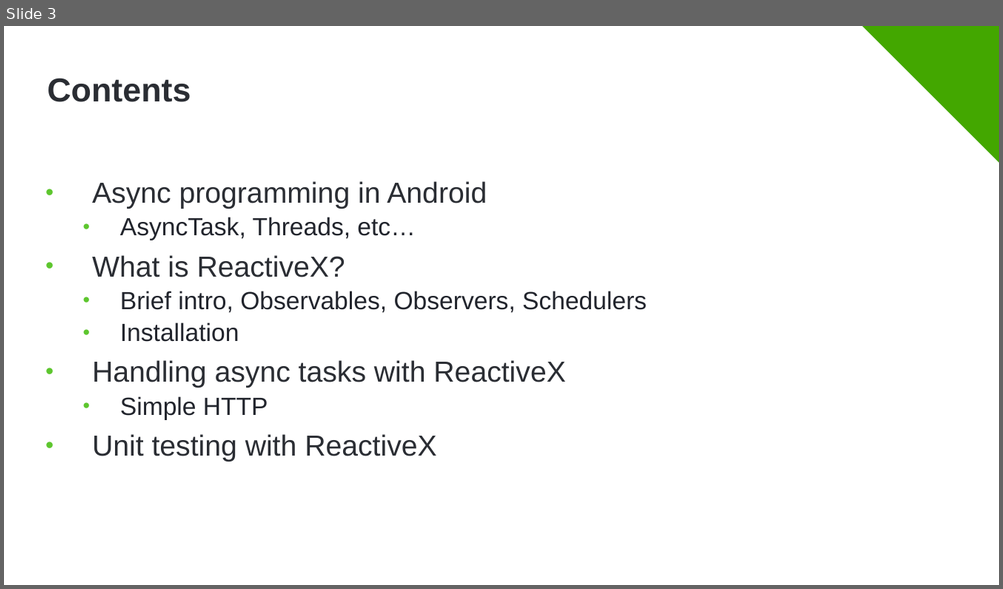
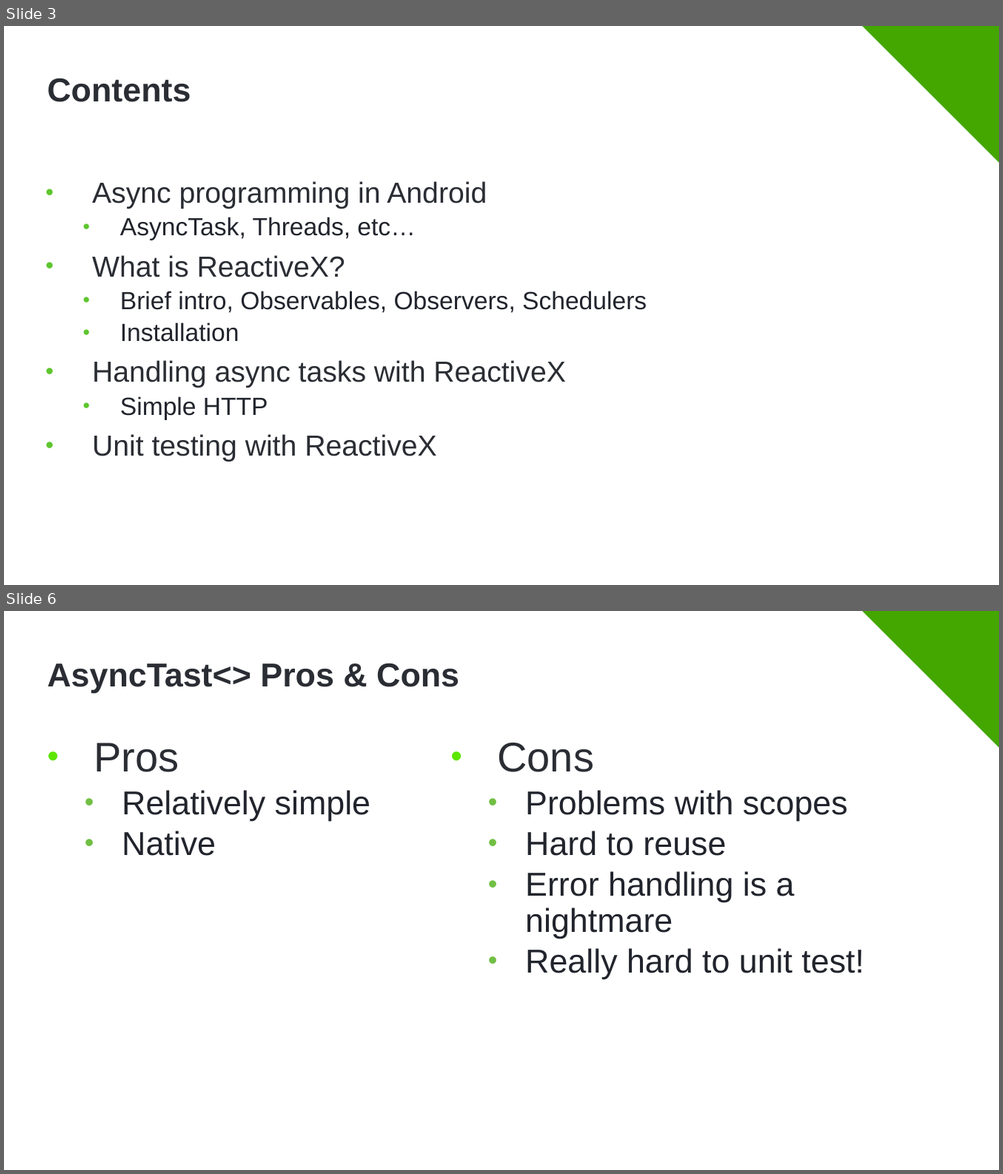
Before and after one commit to Minkov/async-operations-rxandroid, a slide deck: Async Programming in Android with ReactiveX.pptx. Shown one above the other, each under a label of ours: slide 3 before the commit, slides 3 and 6 after it; the slides between them are not shown. The pictures are 1003x589 and 1003x1174 pixels, drawn with LibreOffice and Linux fonts; fonts in the diff are those of the drawing; background and template pictures are left out. Boxes give left, top, right and bottom in pixels: in the first picture for what was removed or moved away, otherwise in the second. Text is boxed around its words. In the diff, an @@ line names an element or a change of style, - is before the commit and + after.

```diff
--- a/Async Programming in Android with ReactiveX.pptx
+++ b/Async Programming in Android with ReactiveX.pptx
@@ slide 6 added at (4,611,999,1170), background #FFFFFF; not listed: 2 template elements that a slide beside it also shows @@
@@ title added at (47,663,459,693), 32 pt, text #2A2D33, bold @@
+AsyncTast<> Pros & Cons
@@ text added at (94,743,370,856), 32 pt, text #21242C @@
+• Pros
+  • Relatively simple
+  • Native
@@ text added at (497,743,864,980), 32 pt, text #21242C @@
+• Cons
+  • Problems with scopes
+  • Hard to reuse
+  • Error handling is a nightmare
+  • Really hard to unit test!
```
Also in this commit, not shown: 2 slides changed, 8 other slides added.
